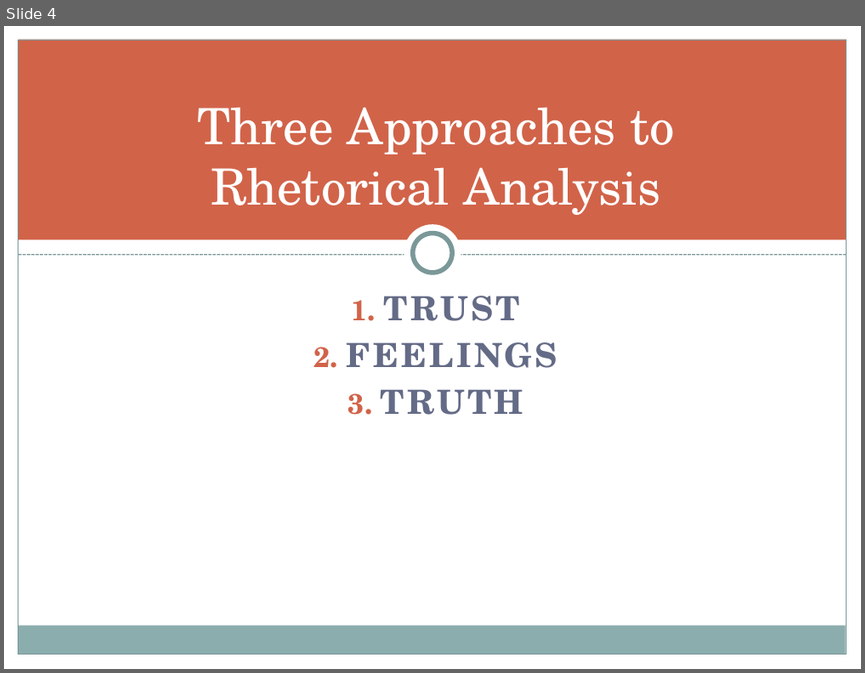
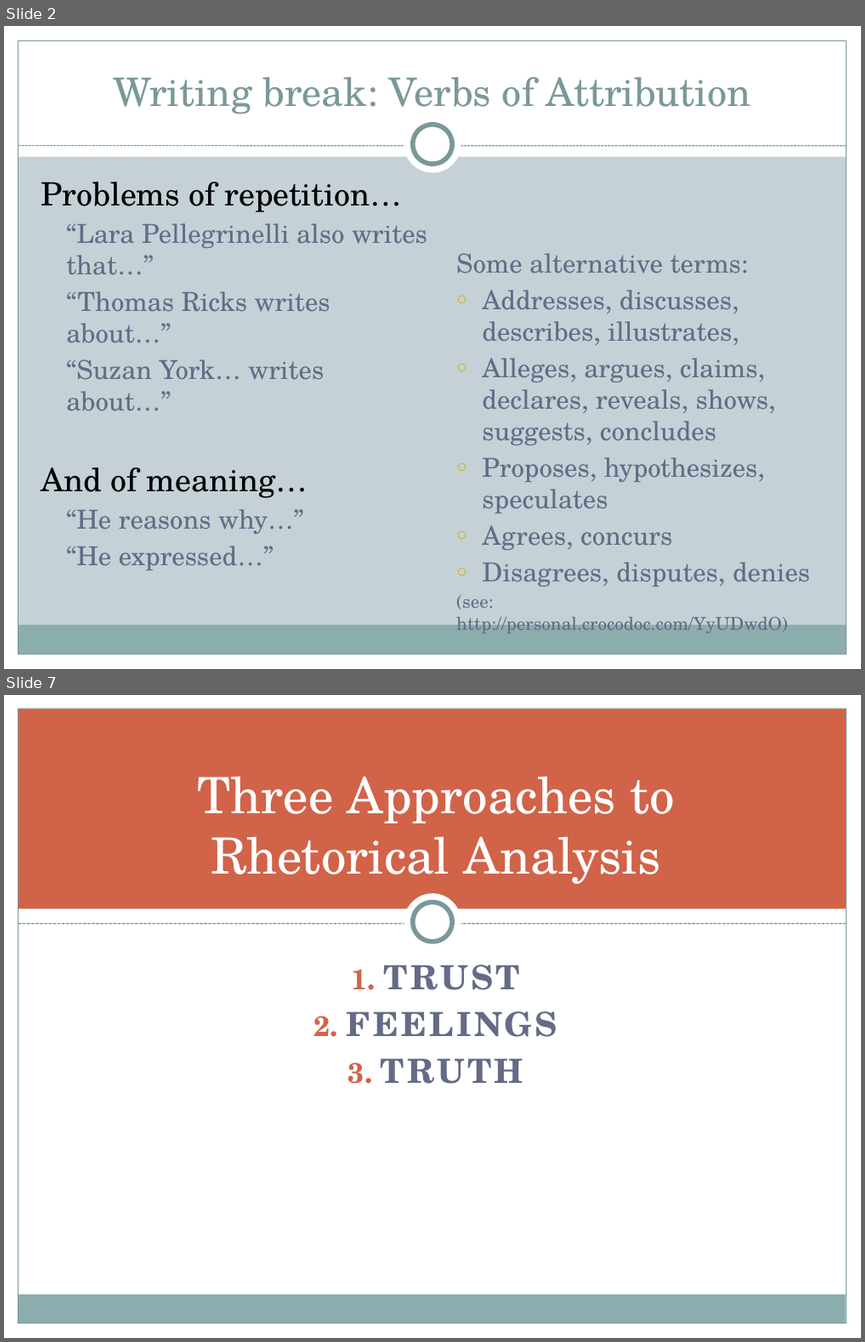
Before and after one commit to halperta/halperta.github.io, a slide deck: rhe306-spring2014/documents/ethosLecture.pptx. Shown one above the other, each under a label of ours: slide 4 before the commit, slides 2 and 7 after it; the slides between them are not shown. The pictures are 865x673 and 865x1342 pixels, drawn with LibreOffice and Linux fonts; fonts in the diff are those of the drawing. Boxes give left, top, right and bottom in pixels: in the first picture for what was removed or moved away, otherwise in the second. Text is boxed around its words. In the diff, an @@ line names an element or a change of style, - is before the commit and + after.

```diff
--- a/rhe306-spring2014/documents/ethosLecture.pptx
+++ b/rhe306-spring2014/documents/ethosLecture.pptx
@@ slide 2 added at (4, 26, 861, 669), background #C5D1D7; not listed: 3 template elements that a slide beside it also shows @@
@@ rectangle added at (4, 26, 861, 156), fill #FFFFFF @@
@@ rectangle added at (4, 26, 18, 669), fill #FFFFFF @@
@@ rectangle added at (846, 26, 861, 669), fill #FFFFFF @@
@@ title added at (113, 77, 751, 114), 33 pt, text #7C999A @@
+Writing break: Verbs of Attribution
@@ ellipse added at (404, 116, 461, 173), fill #FFFFFF @@
@@ ellipse added at (413, 125, 452, 164), fill #FFFFFF, outline #7C999A 4 pt @@
@@ line added from (18, 146) to (846, 146), #7C999A 0.75 pt dashed @@
@@ text added at (41, 182, 810, 609), 22 pt, text #646B86 @@
+Problems of repetition…
+  “Lara Pellegrinelli also writes that…”
+  “Thomas Ricks writes about…”
+  “Suzan York… writes about…”
+And of meaning…
+  “He reasons why…”
+  “He expressed…”
+  Some alternative terms:
+  ○ Addresses, discusses, describes, illustrates,
+  ○ Alleges, argues, claims, declares, reveals, shows, suggests, concludes
+  ○ Proposes, hypothesizes, speculates
+  ○ Agrees, concurs
+  ○ Disagrees, disputes, denies
+  (see: http://personal.crocodoc.com/YyUDwdO)
@@ what was slide 4 is now slide 7 @@
```
Also in this commit, not shown: 2 slides changed, 11 other slides added, 8 slides removed, 2 other files.
